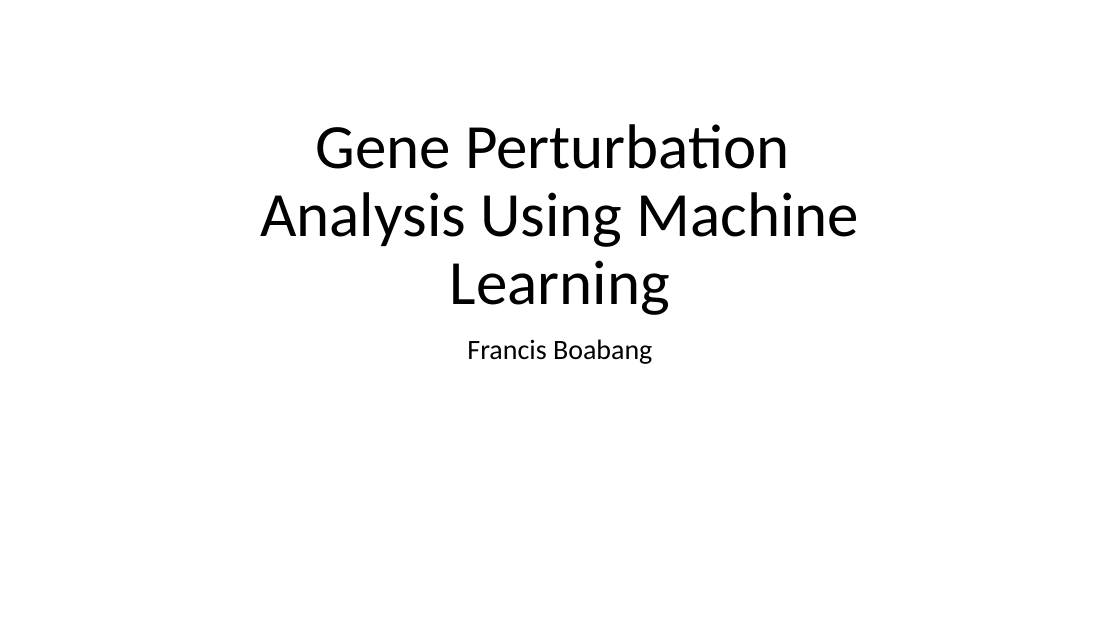
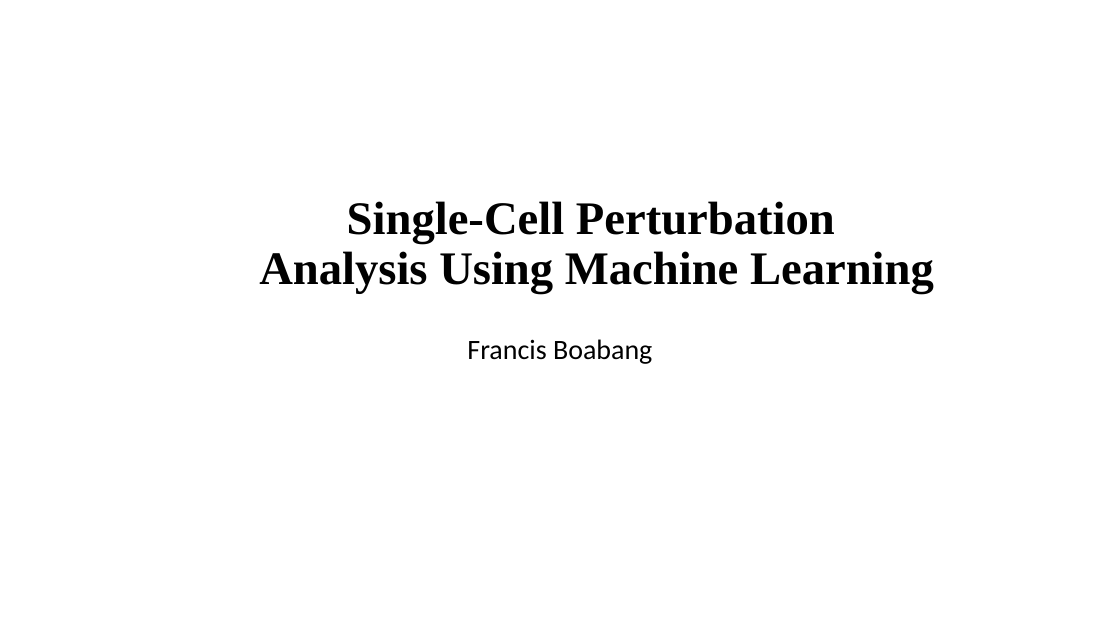
Before and after one commit to boabangf/GNN_RL_gene_trajectory_perturbation, a slide deck: slide 1 of ppt slides for omic codeathon.pptx. Drawn at 1120x630 pixels with LibreOffice and Linux fonts; fonts in the diff are those of the drawing. Boxes give left, top, right and bottom in pixels: in the first picture for what was removed or moved away, otherwise in the second. Text is boxed around its words. In the diff, an @@ line names an element or a change of style, - is before the commit and + after.

```diff
--- a/ppt slides for omic codeathon.pptx
+++ b/ppt slides for omic codeathon.pptx
@@ title at [259, 201, 934, 294]: text changed; size 54 to 40 pt; font Calibri to Times New Roman; bold on @@
-Gene Perturbation
-Analysis Using Machine Learning
+Single-Cell Perturbation
+Analysis Using Machine Learning
```
Also in this commit, not shown: 3 other slides changed, 3 slides added, 2 slides removed.
